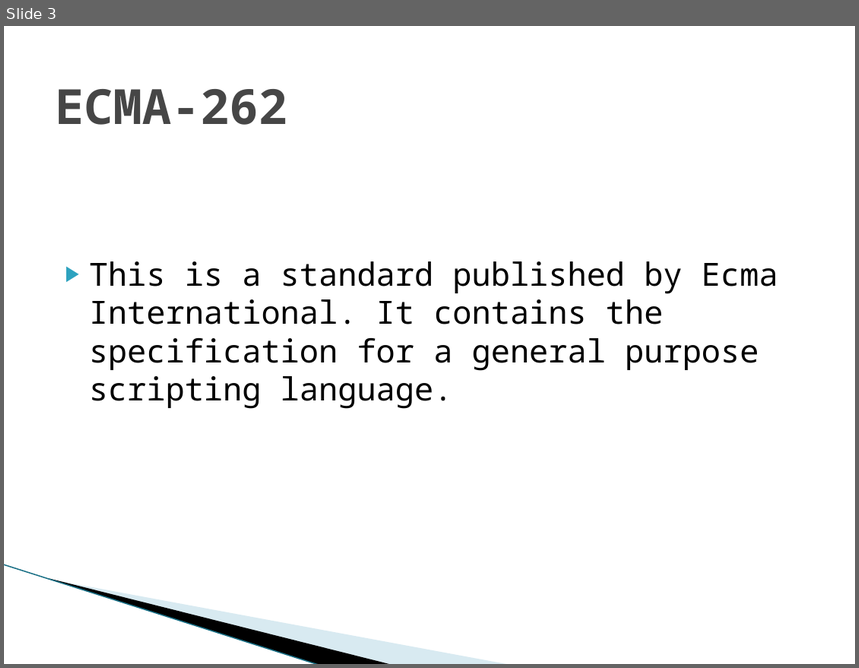
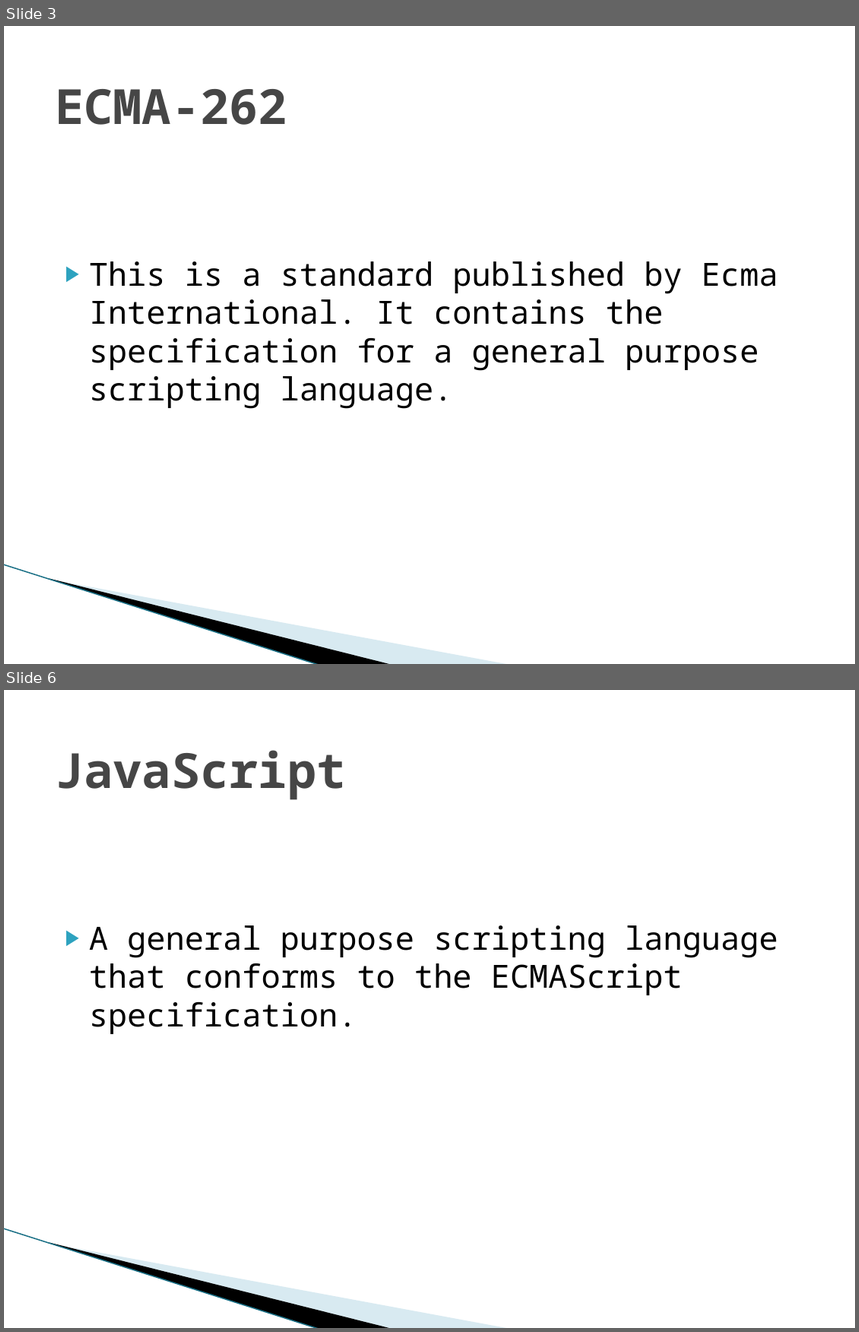
Before and after one commit to green-fox-academy/szapszap, a slide deck: Week03/day-04/ECMAScript.pptx. Shown one above the other, each under a label of ours: slide 3 before the commit, slides 3 and 6 after it; the slides between them are not shown. The pictures are 859x668 and 859x1332 pixels, drawn with LibreOffice and Linux fonts; fonts in the diff are those of the drawing; background and template pictures are left out. Boxes give left, top, right and bottom in pixels: in the first picture for what was removed or moved away, otherwise in the second. Text is boxed around its words. In the diff, an @@ line names an element or a change of style, - is before the commit and + after.

```diff
--- a/Week03/day-04/ECMAScript.pptx
+++ b/Week03/day-04/ECMAScript.pptx
@@ slide 6 added at bbox=[4, 690, 855, 1328], background #FFFFFF; not listed: 3 template elements that a slide beside it also shows @@
@@ title added at bbox=[55, 750, 346, 800], 41 pt, text #464646, bold @@
+JavaScript
@@ text added at bbox=[89, 926, 778, 1034], 27 pt, text #000000 @@
+▶ A general purpose scripting language that conforms to the ECMAScript specification.
```
Also in this commit, not shown: 6 other slides added, 1 slide removed, 5 other files.
